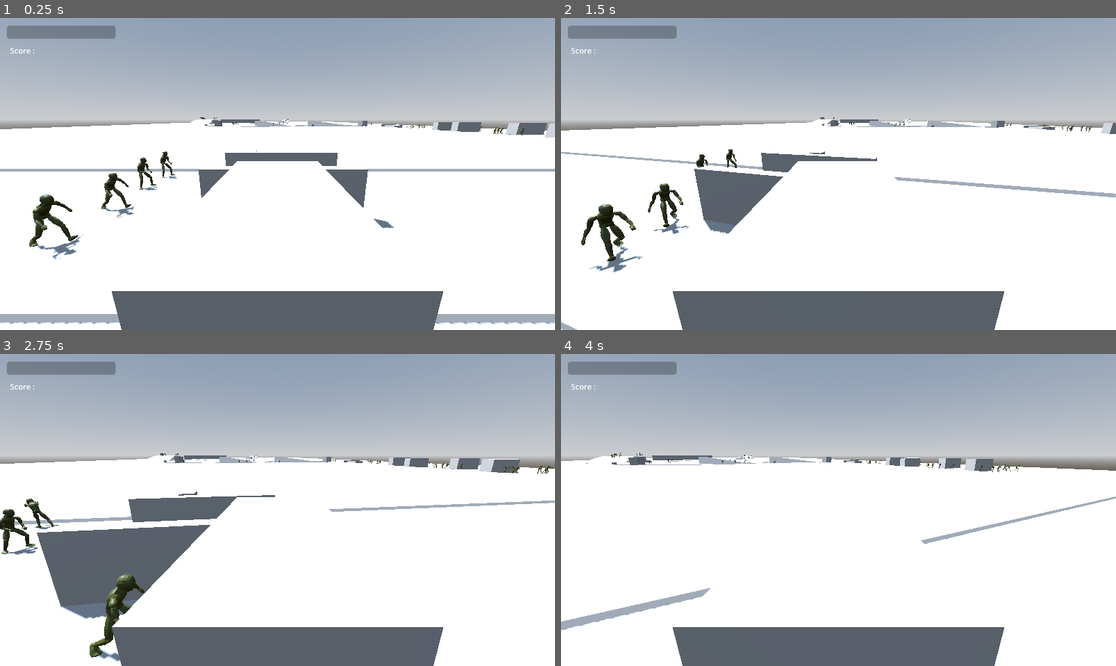
Above: before the commit, frames 1-4 (two rows, left to right).
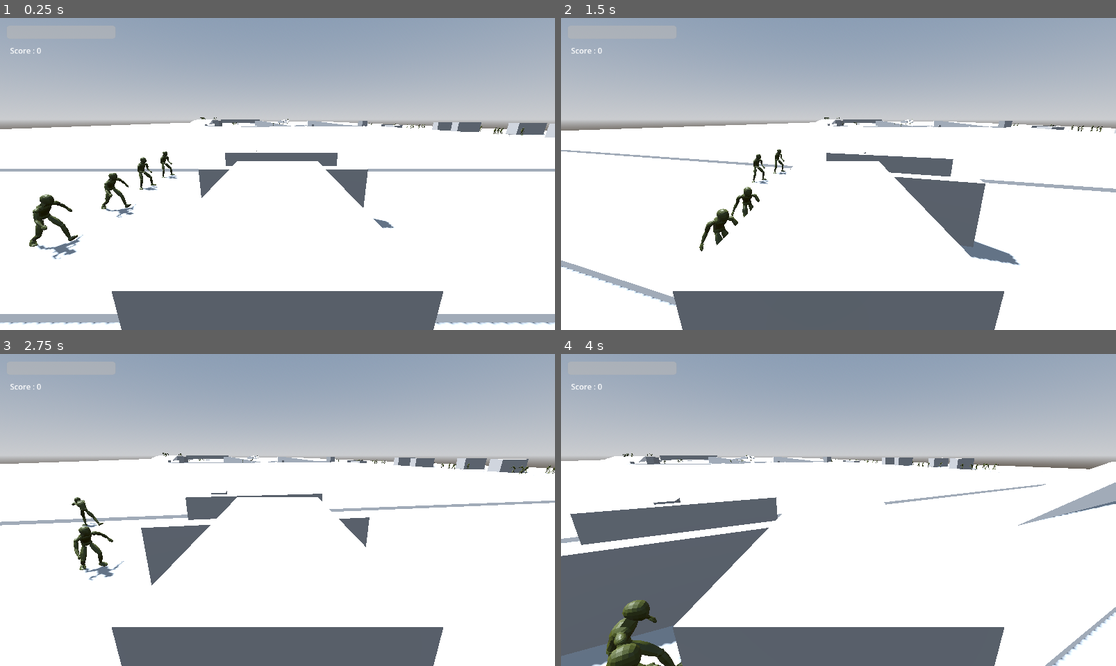
Above: after the commit, the same moments.

Repository: HM22-code/projet-MCG
Game: Godot game, scene res://scenes/niveau_1/stage_1.tscn
The game is run twice, just before and just after one commit, with the same random seed, the same clock (stepped at 60 frames per second) and the same inputs. This scene is started directly instead of the project's main scene.
Inputs (mouse positions are in pixels of both pictures, inside the frame that each line leads up to):
- Up to frame 1 (0.25 s): no input
- Up to frame 2 (1.5 s): move the mouse to (866, 174) at 0.52 s; hold W (haut) from 0.53 s (still down); tap Space (saut) at 0.77 s; move the mouse to (810, 174) at 1.27 s
- Up to frame 3 (2.75 s): keep holding W (haut); tap Space (saut) at 1.52 s; move the mouse to (288, 503) at 2.02 s
- Up to frame 4 (4 s): keep holding W (haut); move the mouse to (832, 516) at 2.77 s; tap Space (saut) at 3.02, 3.77 s; move the mouse to (877, 513) at 3.52 s

The runs differ from the first frame. In frame 1, 0.8% of the frame differs, in the area x 1-21%, y 2-12%; in frame 2, 9.8%; in frame 3, 8.4%; in frame 4, 16%, in the area x 0-100%, y 2-100%.

Commit message:
ajouter delai de l'accéleration de véhicule

Diff:
--- a/entities/player_car/player_car.gd
+++ b/entities/player_car/player_car.gd
@@ -1,7 +1,9 @@
 extends Player
 
-const DELAI = 3
+const DELAI = 5 #véhicule n'est pas instanement en vitesse maximale
+#ralentir dure également un peu de temp
 var pointer_delai = 0
+var last_direction
 
 func _ready():
 	super._ready() #Player ready
@@ -9,18 +11,35 @@
 	JUMP_VELOCITY = 0 #Voiture ne peut pas sauter
 
 func _physics_process(delta: float) -> void:
+	# TODO : à modifier avec les signaux pour éviter une mis à jour à chaque frame
+	update_score_label()
+	update_hp_bar()
+
+	#delai au début 0, monte à 1 et reste jusqu'au ralentissement
+	if Input.is_action_pressed("haut"): #accélerer
+		pointer_delai = clamp(pointer_delai + delta, 0, DELAI)
+	elif pointer_delai > 0: #ralentir
+		pointer_delai = clamp(pointer_delai - delta * 2, 0, DELAI)
+	var delai_factor = delai_func(pointer_delai)
+	print(delai_factor)
+	#print(last_direction)
+
 	# Mouvement horizontal
 	var input_dir := Input.get_vector("gauche", "droite", "haut", "bas")
 	var direction := (transform.basis * Vector3(input_dir.x, 0, input_dir.y)).normalized()
-	if direction:
-		pointer_delai = clamp(pointer_delai + delta, 0, DELAI)
-		velocity.x = direction.x * SPEED * delai_func(pointer_delai)
-		velocity.z = direction.z * SPEED
+	if direction: #mouvement normale + accéleration
+		last_direction = direction
+		velocity.x = direction.x * SPEED * delai_factor
+		velocity.z = direction.z * SPEED * delai_factor
+	elif last_direction and delai_factor > 0: #ralentissement
+		velocity.x = direction.x * SPEED * delai_factor
+		velocity.z = direction.z * SPEED * delai_factor
 	else:
-		velocity.x = move_toward(velocity.x, 0, SPEED)
-		velocity.z = move_toward(velocity.z, 0, SPEED)
+		velocity.x = move_toward(velocity.x, 0, SPEED * delai_factor)
+		velocity.z = move_toward(velocity.z, 0, SPEED * delai_factor)
 	move_and_slide()
+
 
 func delai_func(x: float) -> float: #smoothstep-function
 	var t = clamp(x / DELAI, 0.0, 1.0)
-	return t * t * (3.0 - 2.0 * t)
+	return snapped(t * t * (3.0 - 2.0 * t), 0.01)
